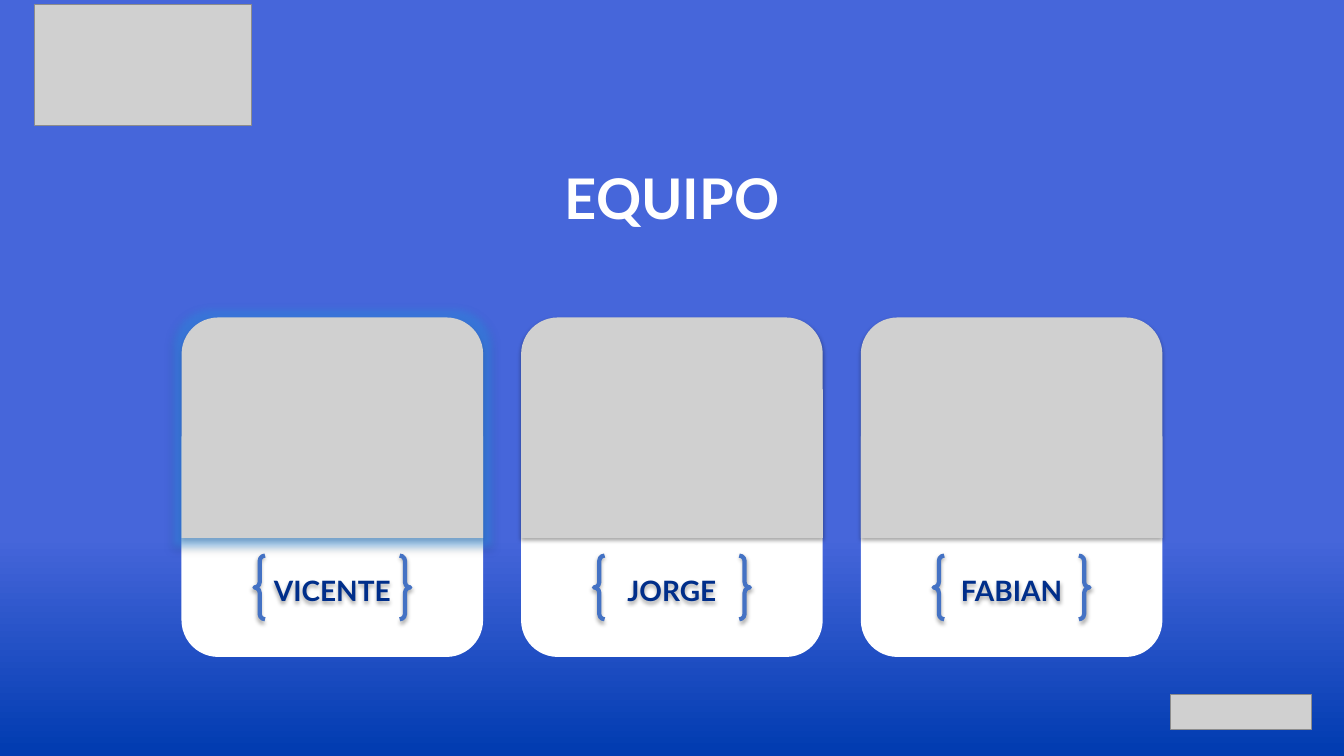
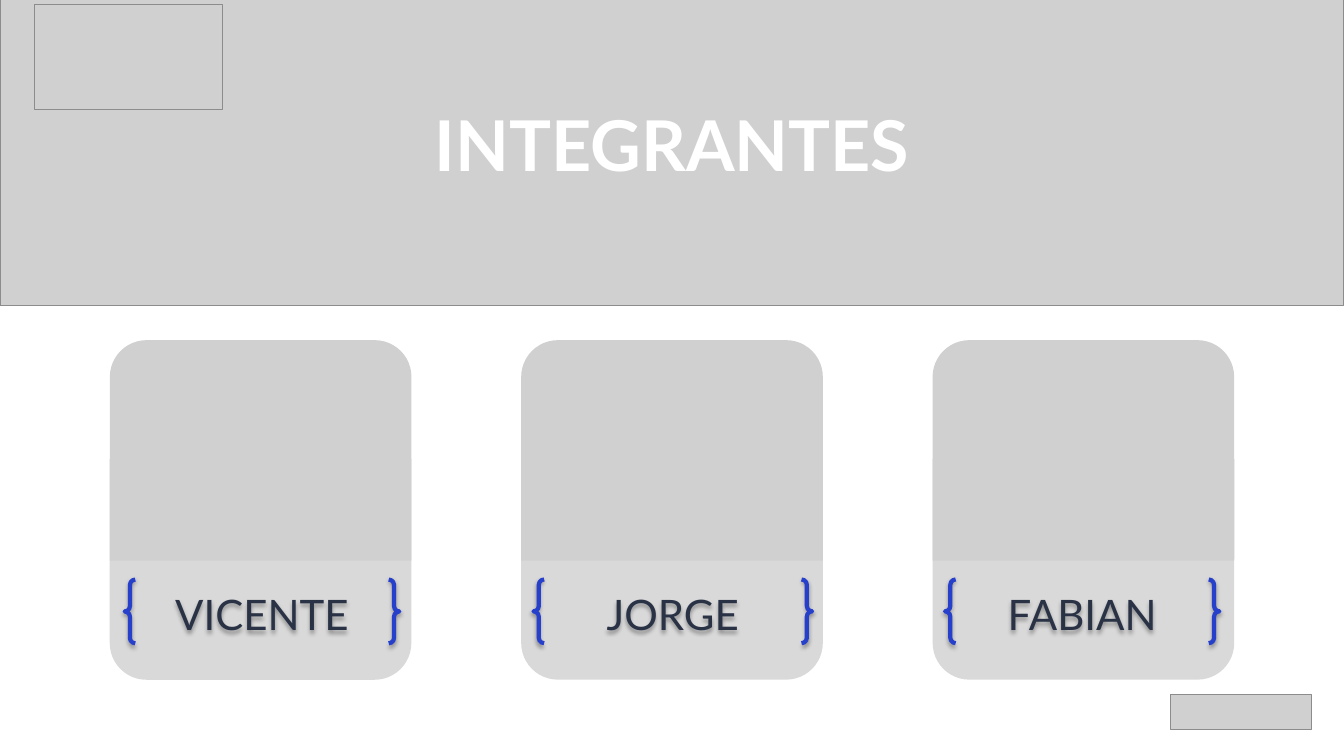
Before and after one commit to jorsandoval/IntDUC24, a slide deck: slide 2 of Fase 3/Evidencias Grupales/Presentacion Final Intelificio.pptx. Drawn at 1344x756 pixels with LibreOffice and Linux fonts; fonts in the diff are those of the drawing; grey boxes stand for pictures; background and template pictures are left out. Boxes give left, top, right and bottom in pixels: in the first picture for what was removed or moved away, otherwise in the second. Text is boxed around its words. In the diff, an @@ line names an element or a change of style, - is before the commit and + after.

```diff
--- a/Fase 3/Evidencias Grupales/Presentacion Final Intelificio.pptx
+++ b/Fase 3/Evidencias Grupales/Presentacion Final Intelificio.pptx
@@ background picture (left out) to #FFFFFF @@
@@ picture added at box(0, 0, 1344, 307) @@
@@ picture: place and size @@
-picture at box(35, 4, 252, 126)
+picture at box(35, 4, 223, 110)
@@ text added at box(434, 120, 909, 171), 50 pt, text #FFFFFF, bold @@
+INTEGRANTES
@@ text removed at box(565, 178, 779, 227) @@
-EQUIPO
@@ picture: place and size @@
-picture at box(181, 318, 483, 538)
+picture at box(110, 340, 411, 561)
@@ picture: place and size @@
-picture at box(521, 318, 823, 538)
+picture at box(521, 340, 823, 561)
@@ picture: place and size @@
-picture at box(861, 318, 1163, 538)
+picture at box(933, 340, 1234, 561)
@@ round same rect: place and size @@
-round same rect at box(181, 437, 483, 657)
+round same rect at box(110, 460, 411, 681)
@@ round same rect: place and size @@
-round same rect at box(521, 437, 823, 657)
+round same rect at box(521, 460, 823, 681)
@@ fill #FFFFFF to #D9D9D9 in 3 elements at box(521, 460, 823, 681), box(110, 460, 411, 681), box(933, 460, 1234, 681) @@
@@ round same rect: place and size @@
-round same rect at box(861, 437, 1163, 657)
+round same rect at box(933, 460, 1234, 681)
@@ brace pair "VICENTE": place and size @@
-brace pair "VICENTE" at box(254, 556, 410, 619)
+brace pair "VICENTE" at box(125, 580, 400, 643)
@@ brace pair "JORGE": place and size @@
-brace pair "JORGE" at box(594, 556, 750, 619)
+brace pair "JORGE" at box(533, 580, 812, 643)
@@ size 20 to 30 pt, text colour #002E8A to #2A3346, bold off; outline #4472C4 3 pt to #2740CC 3 pt in 3 elements at box(533, 580, 812, 643), box(125, 580, 400, 643), box(946, 580, 1220, 643) @@
@@ brace pair "FABIAN": place and size @@
-brace pair "FABIAN" at box(934, 556, 1090, 619)
+brace pair "FABIAN" at box(946, 580, 1220, 643)
```
Also in this commit, not shown: 7 other slides changed, 8 slides added, 9 slides removed.
